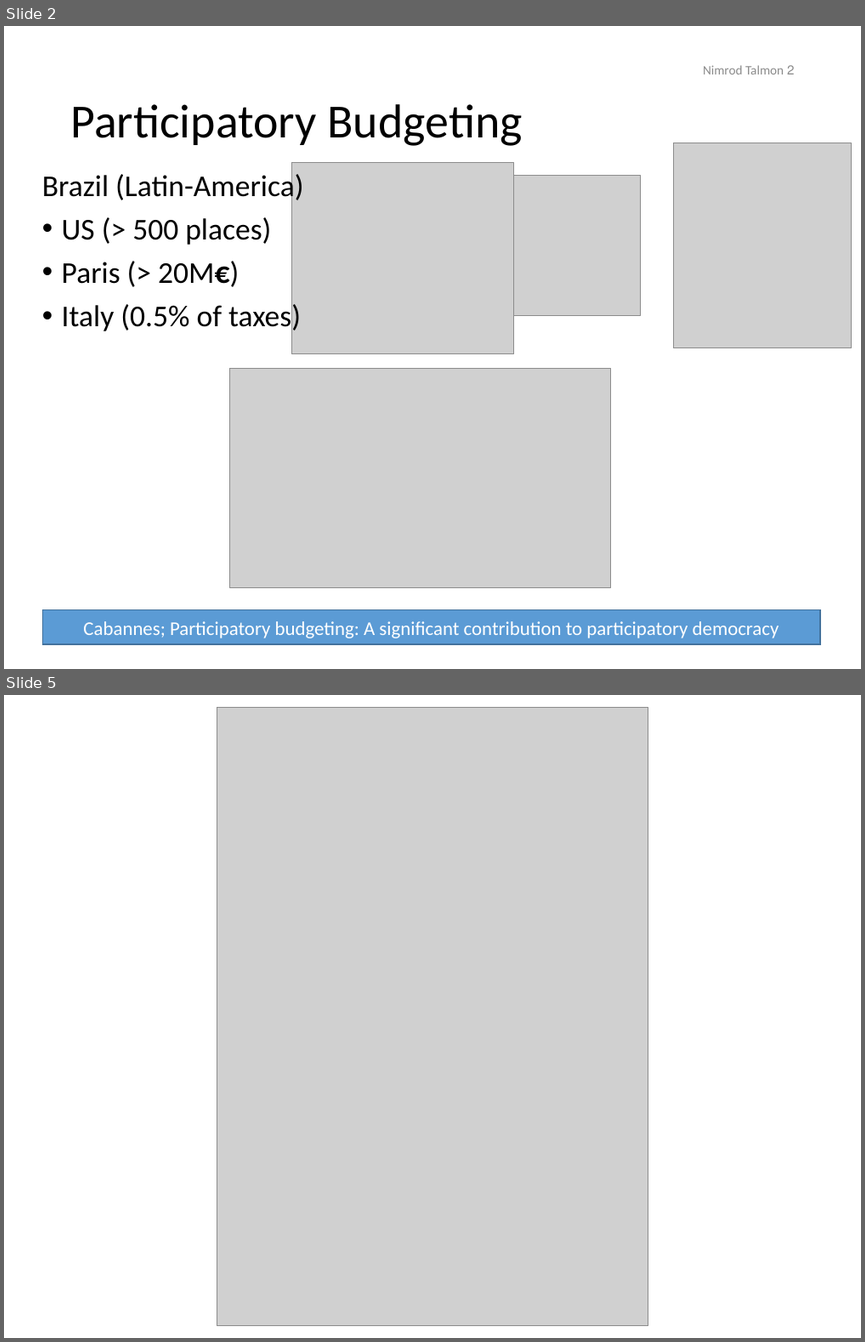
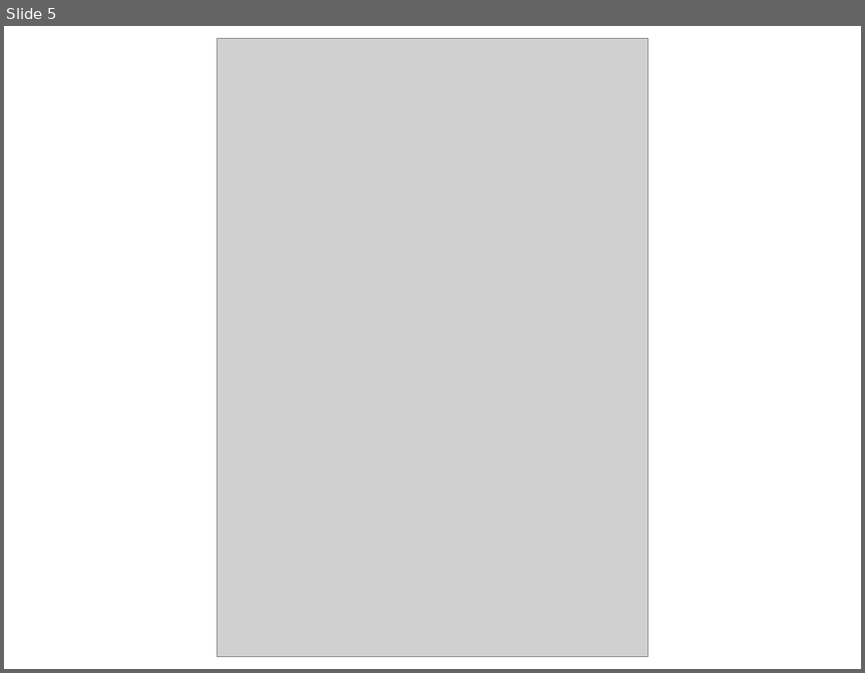
Before and after one commit to erelsgl-at-ariel/algorithms-5784, a slide deck: 08-participatory-budgeting/slides-0-budget-intro.odp. Shown one above the other, each under a label of ours: slides 2 and 5 before the commit, slide 5 after it; the slides between them are not shown. The pictures are 865x1342 and 865x673 pixels, drawn with LibreOffice and Linux fonts; fonts in the diff are those of the drawing; grey boxes stand for pictures. Boxes give left, top, right and bottom in pixels: in the first picture for what was removed or moved away, otherwise in the second. Text is boxed around its words. In the diff, an @@ line names an element or a change of style, - is before the commit and + after.

Commit message:
slides for PB

```diff
--- a/08-participatory-budgeting/slides-0-budget-intro.odp
+++ b/08-participatory-budgeting/slides-0-budget-intro.odp
@@ slide 2 removed at [4,26,861,669], background #FFFFFF @@
@@ page number removed at [703,65,783,74] @@
-2 Nimrod Talmon
@@ title removed at [70,104,522,146] @@
-Participatory Budgeting
@@ picture removed at [674,142,851,348] @@
@@ text removed at [42,170,303,334] @@
-Brazil (Latin-America)
-• US (> 500 places)
-• Paris (> 20M€)
-• Italy (0.5% of taxes)
@@ picture removed at [291,163,514,354] @@
@@ picture removed at [514,176,640,315] @@
@@ picture removed at [229,368,610,587] @@
@@ rectangle removed at [43,610,820,644] @@
-Cabannes; Participatory budgeting: A significant contribution to participatory democracy
```
Also in this commit, not shown: 3 slides changed, 2 slides added, 18 other files.
